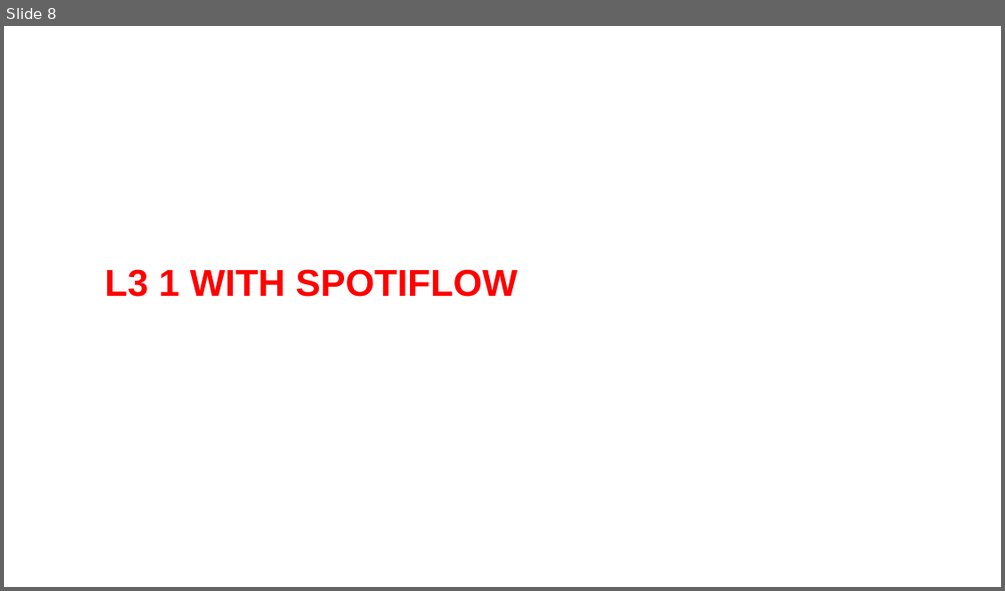
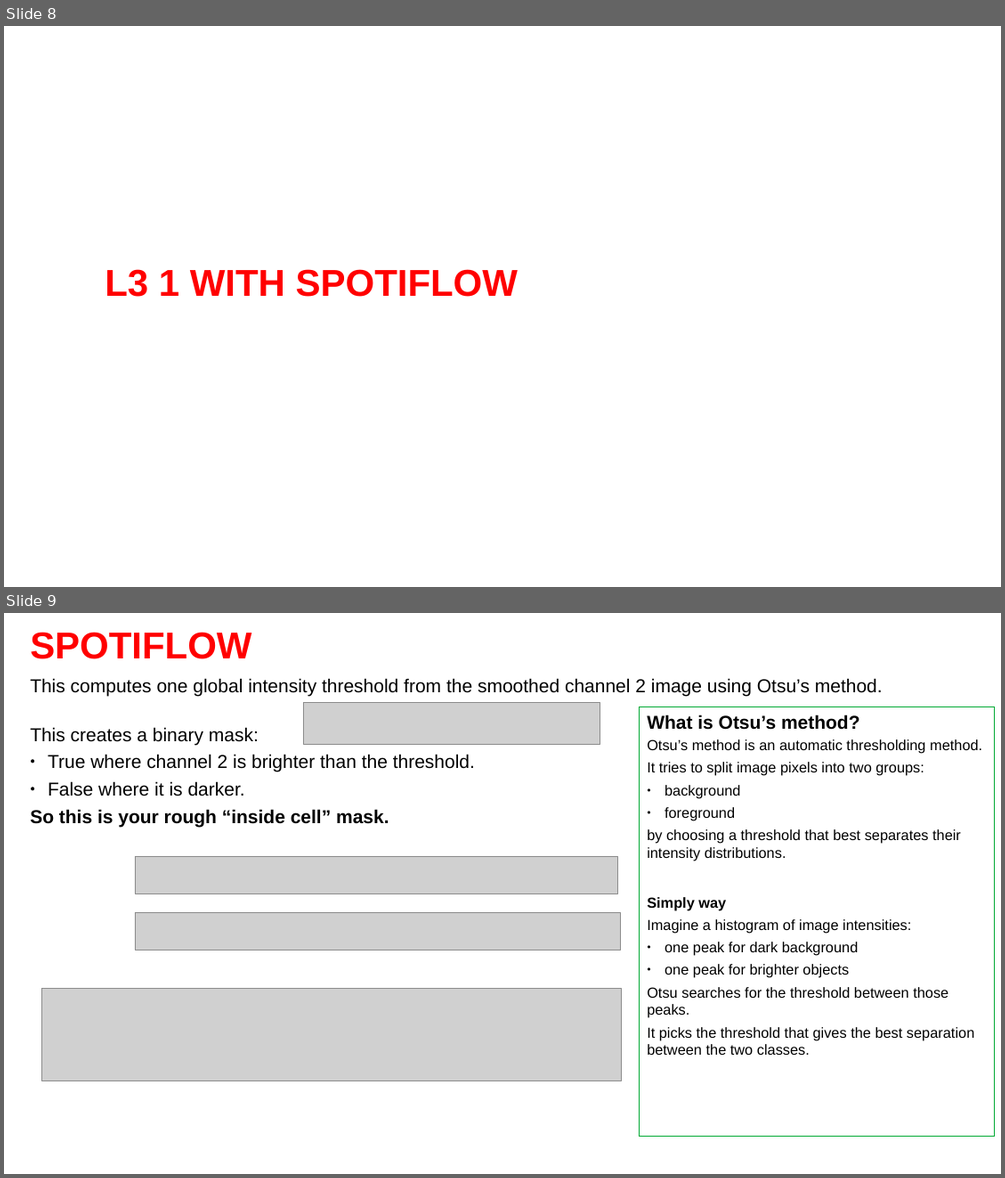
Before and after one commit to Nahuel88Ar/Lysosomes, a slide deck: 16-4-2026.pptx. Shown one above the other, each under a label of ours: slide 8 before the commit, slides 8 and 9 after it. The pictures are 1005x591 and 1005x1178 pixels, drawn with LibreOffice and Linux fonts; fonts in the diff are those of the drawing; grey boxes stand for pictures; background and template pictures are left out. Boxes give left, top, right and bottom in pixels: in the first picture for what was removed or moved away, otherwise in the second. Text is boxed around its words. In the diff, an @@ line names an element or a change of style, - is before the commit and + after.

```diff
--- a/16-4-2026.pptx
+++ b/16-4-2026.pptx
@@ slide 9 added at [4, 613, 1001, 1174], background picture (left out) @@
@@ text added at [30, 632, 251, 659], 36 pt, text #FF0000, bold @@
+SPOTIFLOW
@@ text added at [30, 678, 882, 827], 18 pt, text #000000 @@
+This computes one global intensity threshold from the smoothed channel 2 image using Otsu’s method.
+This creates a binary mask:
+● True where channel 2 is brighter than the threshold.
+● False where it is darker.
+So this is your rough “inside cell” mask.
@@ picture added at [303, 703, 600, 744] @@
@@ rectangle added at [639, 706, 995, 1136], outline #00A933 0 pt, 14 pt, text #000000 @@
+What is Otsu’s method?
+Otsu’s method is an automatic thresholding method.
+It tries to split image pixels into two groups:
+● background
+● foreground
+by choosing a threshold that best separates their intensity distributions.
+Simply way
+Imagine a histogram of image intensities:
+● one peak for dark background
+● one peak for brighter objects
+Otsu searches for the threshold between those peaks.
+It picks the threshold that gives the best separation between the two classes.
@@ picture added at [135, 856, 618, 893] @@
@@ picture added at [135, 912, 620, 949] @@
@@ picture added at [42, 989, 621, 1080] @@
```
